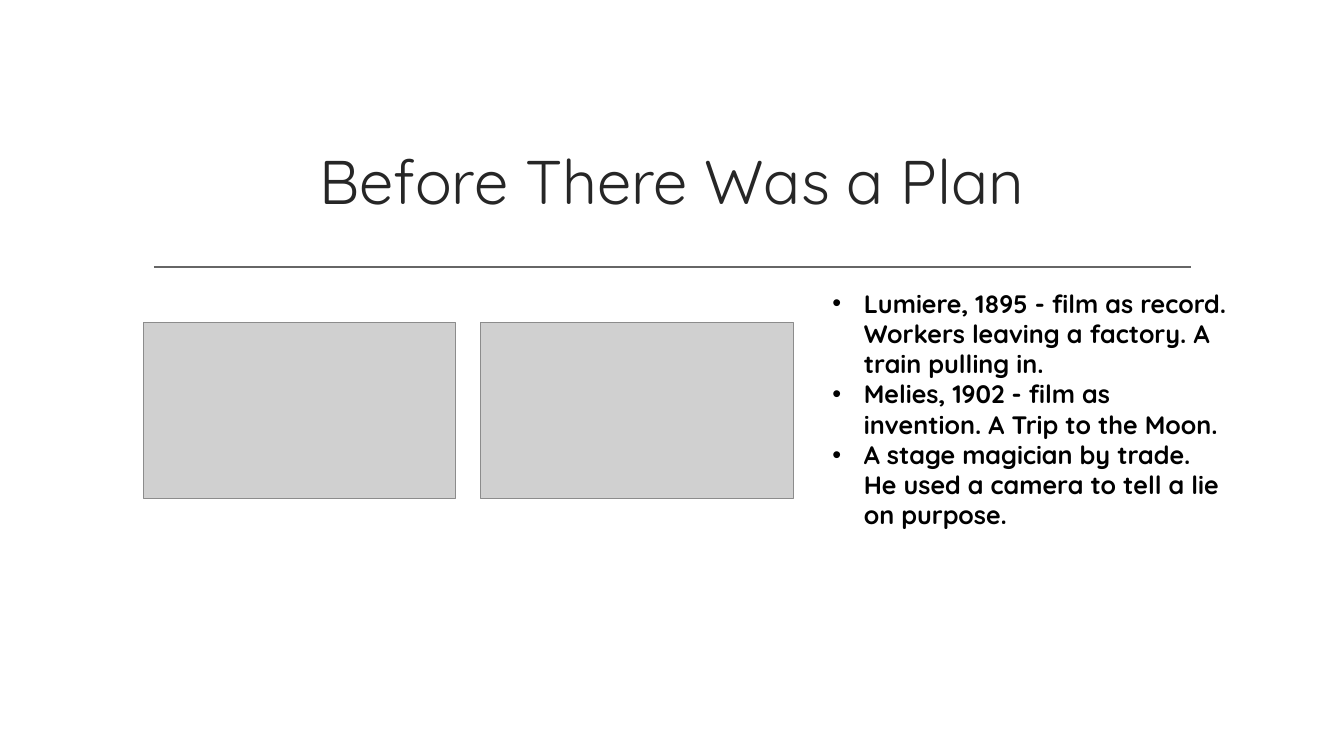
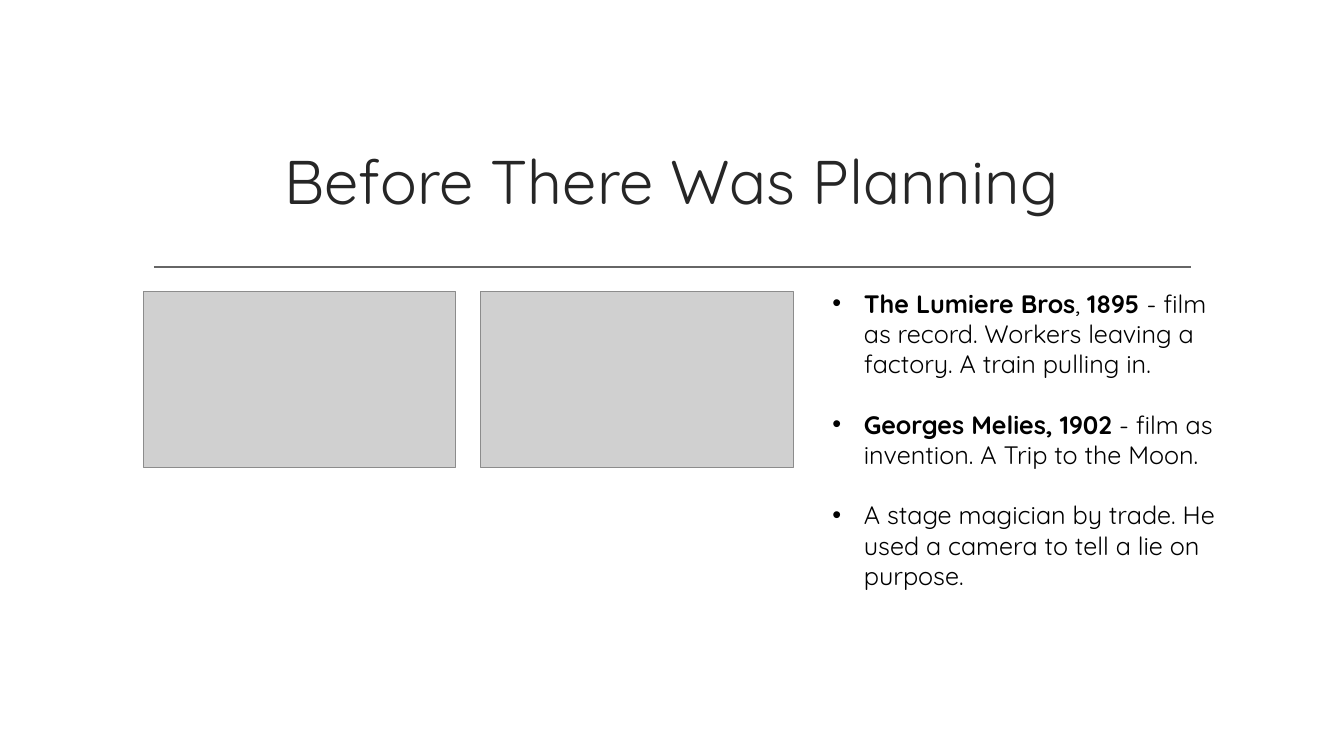
Before and after one commit to dcoes/Classes, a slide deck: slide 2 of Storyboarding/NewLectures/02_AspectRatios_REVISED.pptx. Drawn at 1344x756 pixels with LibreOffice and Linux fonts; fonts in the diff are those of the drawing; grey boxes stand for pictures; background and template pictures are left out. Boxes give left, top, right and bottom in pixels: in the first picture for what was removed or moved away, otherwise in the second. Text is boxed around its words. In the diff, an @@ line names an element or a change of style, - is before the commit and + after.

Commit message:
Fixed 02_AspectRatios_REVISED.pptx
The language used sounded insincere, pretentious, overly dramatic, and just plain hoakey. I edited it myself to make it presentable. It didn't sound like me. A good reference is always the original ppts in the main Storyboarding folder. And the decks, but use my language in the future.

```diff
--- a/Storyboarding/NewLectures/02_AspectRatios_REVISED.pptx
+++ b/Storyboarding/NewLectures/02_AspectRatios_REVISED.pptx
@@ title at [285, 158, 1058, 217]: text changed @@
-Before There Was a Plan
+Before There Was Planning
@@ picture: place and size @@
-picture at [143, 323, 456, 498]
+picture at [143, 291, 456, 467]
@@ picture: place and size @@
-picture at [481, 323, 793, 498]
+picture at [481, 291, 793, 467]
@@ text at [864, 294, 1213, 469]: text changed; bold off @@
-• Lumiere, 1895 - film as record. Workers leaving a factory. A train pulling in.
-• Melies, 1902 - film as invention. A Trip to the Moon.
+• The Lumiere Bros, 1895 - film as record. Workers leaving a factory. A train pulling in.
+• Georges Melies, 1902 - film as invention. A Trip to the Moon.
@@ text at [864, 505, 1215, 590]: bold off in "A stage magician by trade. He used ..." @@
```
Also in this commit, not shown: 12 other slides changed.
